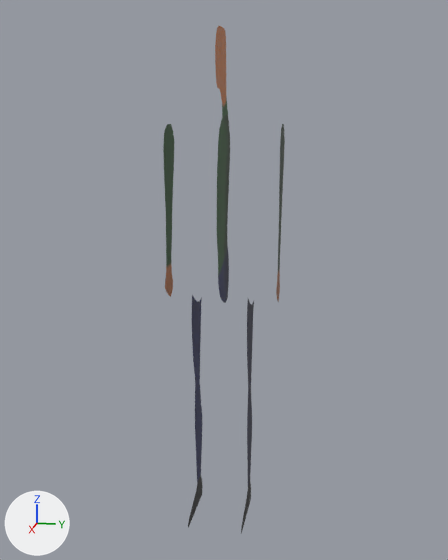
A saved change to the FBX model src/main/resources/models/humanoid_redux.fbx.
Rendered twice from a camera (50 mm lens) standing at (2.138, 0.43, 1.453) and looking at (0.013, 0.005, 0.922). Every picture has the same lights, and +X, +Y and +Z are marked at lower left.

Names of what the first picture shows: 'Bicep.L', 'Bicep.R', 'Foot.L', 'Foot.R', 'Forearm.L', 'Forearm.R', 'Hand.R', 'Head', 'Shin.L', 'Shin.R', 'Thigh.L', 'Thigh.R', 'Torso'.
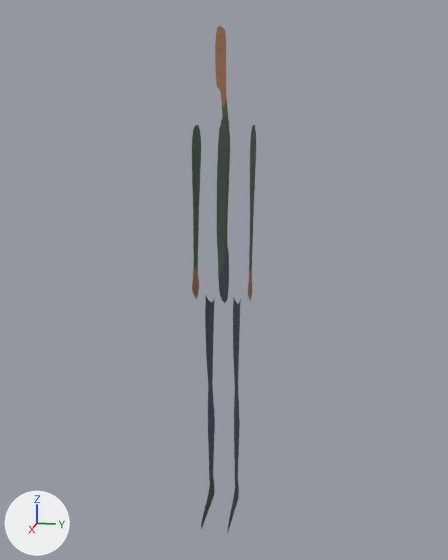
Where the newer file only moved an object's origin or applied its transform, the numbers keep the older frame.

Boxes [x1, y1, x2, y2] around the edits, measured in the pictures (448 x 560 px):
'Bicep.R', mesh moved
    before: [163, 124, 174, 217]
    after: [192, 125, 201, 219]
'Thigh.R', mesh moved
    before: [192, 295, 202, 387]
    after: [205, 296, 215, 388]
'Shin.R', mesh moved
    before: [195, 382, 202, 482]
    after: [208, 384, 215, 482]
'Thigh.L', mesh moved
    before: [247, 299, 254, 391]
    after: [233, 298, 241, 390]
'Bicep.L', mesh moved
    before: [279, 124, 285, 220]
    after: [250, 125, 256, 220]
'Shin.L', mesh moved
    before: [247, 387, 252, 486]
    after: [234, 386, 240, 485]
'Forearm.R', mesh moved
    before: [166, 212, 172, 269]
    after: [193, 213, 199, 271]
'Foot.R', mesh moved
    before: [188, 476, 203, 528]
    after: [201, 477, 214, 529]
'Hand.R', mesh moved
    before: [165, 265, 173, 297]
    after: [192, 267, 199, 299]
'Foot.L', mesh moved
    before: [241, 482, 251, 534]
    after: [228, 479, 239, 531]
'Forearm.L', mesh moved
    before: [278, 216, 281, 273]
    after: [249, 216, 253, 273]

The change, as a diff of the scene's bpy script:
```diff
--- a/src/main/resources/models/humanoid_redux.fbx.py
+++ b/src/main/resources/models/humanoid_redux.fbx.py
@@ me_hand_r @@
 me_hand_r.from_pydata(...)  # 16 vertices, 1 face; spans x -0.0519..0.0532, y 0.0, z -0.0565..0.0602
 # used by ob_hand_r; location = (0.013, -0.2, 0.901)
+# me_hand_r part 9: the whole mesh is moved by (0.0002, 0.1, -0.0027)
 me_hand_r.materials.append(mat_material_001)
@@ me_bicep_l @@
 me_bicep_l.from_pydata(...)  # 15 vertices, 1 face; spans x -0.067..0.074, y 0.0, z -0.177..0.152
 # used by ob_bicep_l; location = (-0.027, 0.2, 1.312)
+# me_bicep_l part 4: the whole mesh is moved by (0.0, -0.1, -0.003)
 me_bicep_l.materials.append(mat_material_001)
@@ me_forearm_r @@
 me_forearm_r.from_pydata(...)  # 12 vertices, 1 face; spans x -0.05..0.038, y 0.0, z -0.103..0.11
 # used by ob_forearm_r; location = (0.006, -0.2, 1.057)
+# me_forearm_r part 10: the whole mesh is moved by (0.0, 0.1, -0.003)
 me_forearm_r.materials.append(mat_material_001)
@@ me_thigh_r @@
 me_thigh_r.from_pydata(...)  # 24 vertices, 1 face; spans x -0.089..0.069, y 0.0, z -0.191..0.186
 # used by ob_thigh_r; location = (0.009, -0.1, 0.692)
+# me_thigh_r part 1: the whole mesh is moved by (0.0, 0.05, 0.0)
 me_thigh_r.materials.append(mat_material_001)
@@ me_thigh_l @@
 me_thigh_l.from_pydata(...)  # 24 vertices, 1 face; spans x -0.089..0.069, y 0.0, z -0.191..0.186
 # used by ob_thigh_l; location = (0.009, 0.1, 0.692)
+# me_thigh_l part 8: the whole mesh is moved by (0.0, -0.05, 0.0)
 me_thigh_l.materials.append(mat_material_001)
@@ me_foot_r @@
 me_foot_r.from_pydata(...)  # 19 vertices, 1 face; spans x -0.107..0.128, y 0.0, z -0.044..0.059
 # used by ob_foot_r; location = (0.043, -0.1, 0.044)
+# me_foot_r part 6: the whole mesh is moved by (0.0, 0.05, 0.0)
 me_foot_r.materials.append(mat_material_001)
@@ me_bicep_r @@
 me_bicep_r.from_pydata(...)  # 15 vertices, 1 face; spans x -0.067..0.074, y 0.0, z -0.177..0.152
 # used by ob_bicep_r; location = (-0.027, -0.2, 1.312)
+# me_bicep_r part 2: the whole mesh is moved by (0.0, 0.1, -0.003)
 me_bicep_r.materials.append(mat_material_001)
@@ me_shin_r @@
 me_shin_r.from_pydata(...)  # 23 vertices, 1 face; spans x -0.063..0.059, y 0.0, z -0.209..0.199
 # used by ob_shin_r; location = (-0.01, -0.1, 0.31)
+# me_shin_r part 11: the whole mesh is moved by (0.0, 0.05, 0.0)
 me_shin_r.materials.append(mat_material_001)
@@ me_forearm_l @@
 me_forearm_l.from_pydata(...)  # 12 vertices, 1 face; spans x -0.05..0.038, y 0.0, z -0.103..0.11
 # used by ob_forearm_l; location = (0.006, 0.2, 1.057)
+# me_forearm_l part 5: the whole mesh is moved by (0.0, -0.1, -0.003)
 me_forearm_l.materials.append(mat_material_001)
@@ me_shin_l @@
 me_shin_l.from_pydata(...)  # 23 vertices, 1 face; spans x -0.063..0.059, y 0.0, z -0.209..0.199
 # used by ob_shin_l; location = (-0.01, 0.1, 0.31)
+# me_shin_l part 3: the whole mesh is moved by (0.0, -0.05, 0.0)
 me_shin_l.materials.append(mat_material_001)
@@ me_foot_l @@
 me_foot_l.from_pydata(...)  # 19 vertices, 1 face; spans x -0.107..0.128, y 0.0, z -0.044..0.059
 # used by ob_foot_l; location = (0.043, 0.1, 0.044)
+# me_foot_l part 7: the whole mesh is moved by (0.0, -0.05, 0.0)
 me_foot_l.materials.append(mat_material_001)
```
